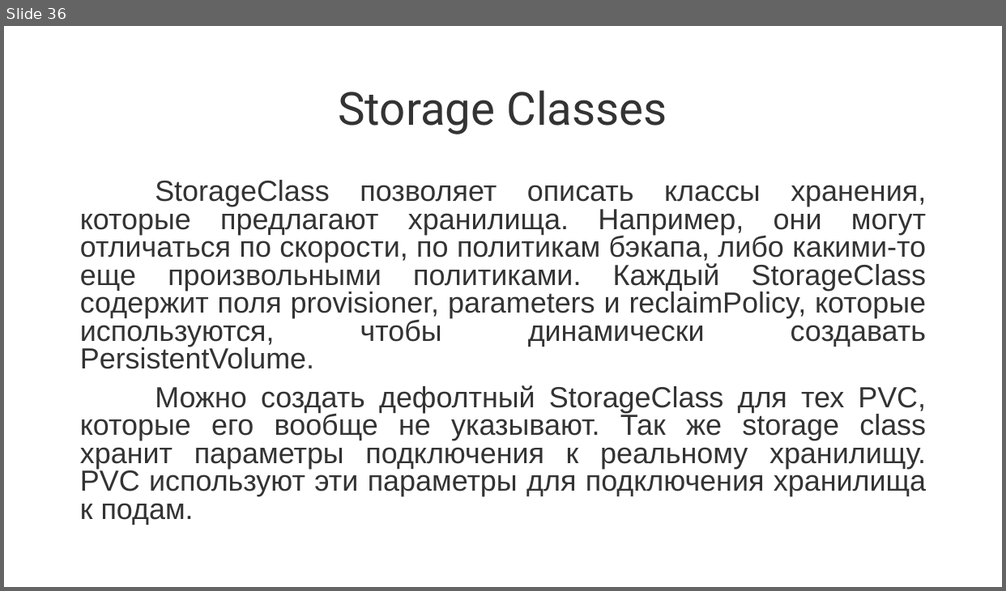
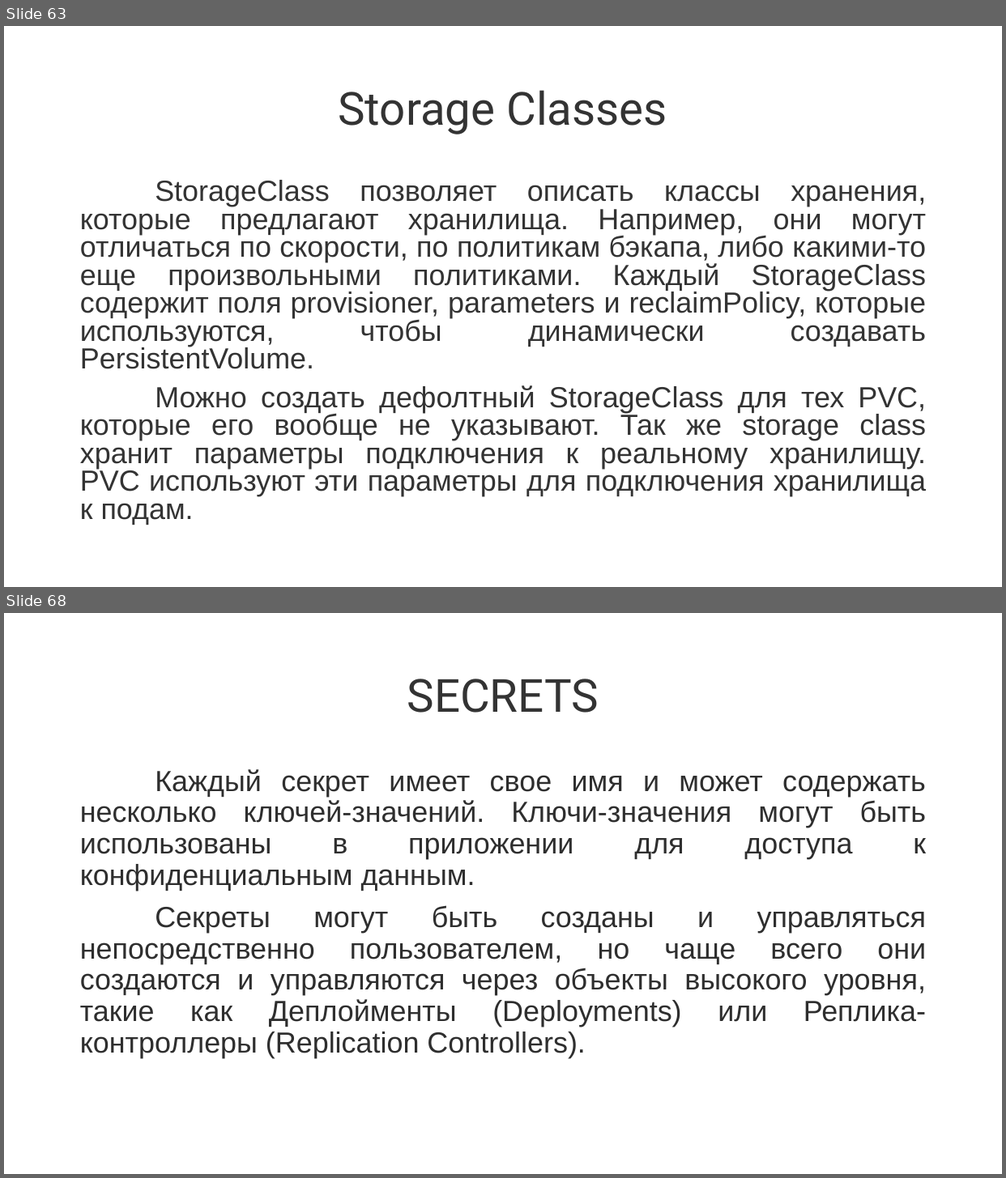
Before and after one commit to Kollekcioner47/k8s, a slide deck: k8s.pptx. Shown one above the other, each under a label of ours: slide 36 before the commit, slides 63 and 68 after it; the slides between them are not shown. The pictures are 1006x591 and 1006x1178 pixels, drawn with LibreOffice and Linux fonts; fonts in the diff are those of the drawing. Boxes give left, top, right and bottom in pixels: in the first picture for what was removed or moved away, otherwise in the second. Text is boxed around its words. In the diff, an @@ line names an element or a change of style, - is before the commit and + after.

```diff
--- a/k8s.pptx
+++ b/k8s.pptx
@@ slide 68 added at [4, 613, 1002, 1174], background #FFFFFF @@
@@ title added at [407, 679, 599, 713], 44 pt, text #333333 @@
+SECRETS
@@ text added at [80, 769, 926, 1059], 28 pt, text #2E2E2E @@
+Каждый секрет имеет свое имя и может содержать несколько ключей-значений. Ключи-значения могут быть использованы в приложении для доступа к конфиденциальным данным.
+Секреты могут быть созданы и управляться непосредственно пользователем, но чаще всего они создаются и управляются через объекты высокого уровня, такие как Деплойменты (Deployments) или Реплика-контроллеры (Replication Controllers).
@@ what was slide 36 is now slide 63 @@
```
Also in this commit, not shown: 5 slides changed, 50 other slides added, 5 slides removed.
